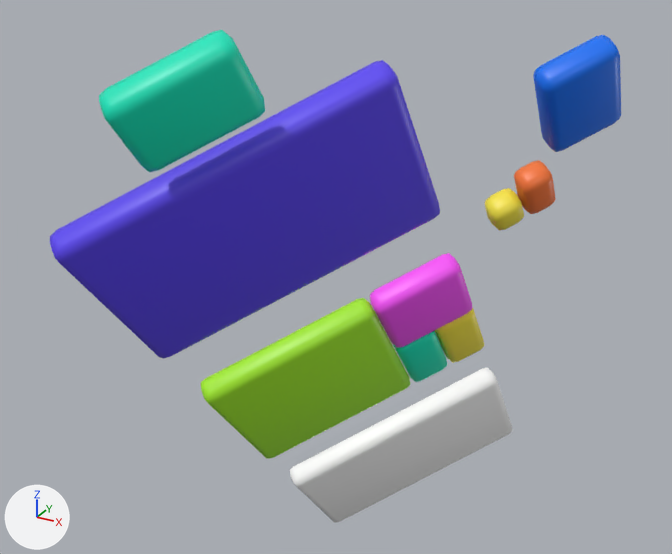
An edit to the FBX model static/Object_002.fbx, drawn before and after from the same camera.
Rendered twice from a 50 mm camera at (2.4183, 0.1401, 0.008) aimed at (2.4076, 0.1596, -0.0018). Every picture has the same lights, and +X, +Y and +Z are marked at lower left. Where no turn or scale is listed for an object, it has been applied to the vertices.
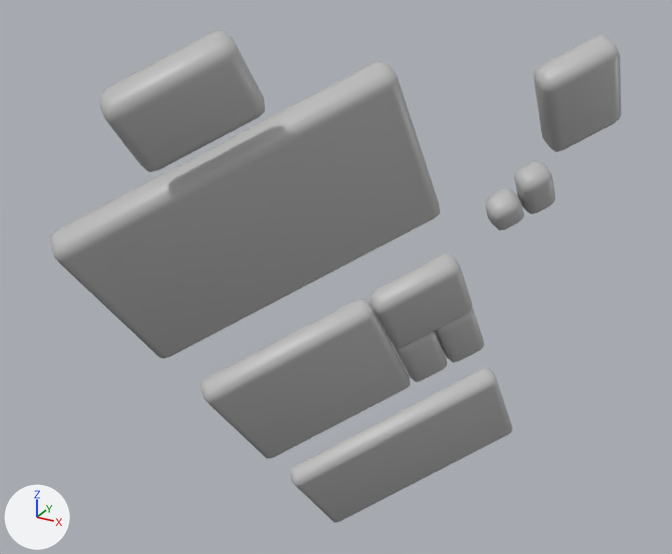
The newer file is also turned or shifted as a whole; pictures and numbers use the older file's frame.

The edits, one by one:
Material 'Material #269' (mat_material__269) is new.
Its base color is (0.5, 0.5, 0.5) (grey #bcbcbc).
Its roughness is 0.434.
Material 'Material #1665' (mat_material__1665) is new.
Its base color is (0.5, 0.5, 0.5) (grey #bcbcbc).
Its roughness is 0.434.
Material 'Material #1542' (mat_material__1542) is new.
Its base color is (0.5, 0.5, 0.5) (grey #bcbcbc).
Its roughness is 0.434.
Material 'Material #1739' (mat_material__1739) is new.
Its base color is (0.5, 0.5, 0.5) (grey #bcbcbc).
Its roughness is 0.434.
Material 'Material #1543' (mat_material__1543) is new.
Its base color is (0.5, 0.5, 0.5) (grey #bcbcbc).
Its roughness is 0.434.
Material 'Material #1540' (mat_material__1540) is new.
Its base color is (0.5, 0.5, 0.5) (grey #bcbcbc).
Its roughness is 0.434.
Material 'Material #1541' (mat_material__1541) is new.
Its base color is (0.5, 0.5, 0.5) (grey #bcbcbc).
Its roughness is 0.434.
me_mesh_008 has 56 vertices, 54 faces and spans x -0.00106..0.00106, y -0.0013..0.0013, z -0.00123..0.00123.
me_mesh_008 no longer uses material mat_3 (cyan #00e9be).
me_mesh_008 now uses material mat_material__1543 (grey #bcbcbc).
me_mesh has 56 vertices, 54 faces and spans x -0.00276..0.00276, y -0.0036..0.0036, z -0.00342..0.00342.
me_mesh no longer uses material mat_1 (blue #5d47f6).
me_mesh now uses material mat_material__1542 (grey #bcbcbc).
me_mesh_003 has 56 vertices, 54 faces and spans x -0.00062..0.00062, y -0.00113..0.00113, z -0.00119..0.00119.
me_mesh_003 no longer uses material mat_3 (cyan #00e9be).
me_mesh_003 now uses material mat_material__269 (grey #bcbcbc).
me_mesh_002 has 56 vertices, 54 faces and spans x -0.00104..0.00104, y -0.00148..0.00148, z -0.00146..0.00146.
me_mesh_002 no longer uses material mat_7 (pink #ff53ff).
me_mesh_002 now uses material mat_material__1739 (grey #bcbcbc).
me_mesh_009 has 56 vertices, 54 faces and spans x -0.00276..0.00276, y -0.0036..0.0036, z -0.00342..0.00342.
me_mesh_009 no longer uses material mat_8 (white #ffffff).
me_mesh_009 now uses material mat_material__1541 (grey #bcbcbc).
me_mesh_006 has 56 vertices, 54 faces and spans x -0.000471..0.000471, y -0.000667..0.000667, z -0.000683..0.000683.
me_mesh_006 no longer uses material mat_6 (orange #ff7a38).
me_mesh_006 now uses material mat_material__1543 (grey #bcbcbc).
me_mesh_001 has 56 vertices, 54 faces and spans x -0.00193..0.00193, y -0.00292..0.00292, z -0.0029..0.0029.
me_mesh_001 no longer uses material mat_4 (green #a7f02a).
me_mesh_001 now uses material mat_material__1665 (grey #bcbcbc).
me_mesh_007 has 56 vertices, 54 faces and spans x -0.00083..0.00083, y -0.0013..0.0013, z -0.00132..0.00132.
me_mesh_007 no longer uses material mat_2 (blue #0071f5).
me_mesh_007 now uses material mat_material__1540 (grey #bcbcbc).
me_mesh_005 has 56 vertices, 54 faces and spans x -0.000461..0.000461, y -0.00052..0.00052, z -0.000505..0.000505.
me_mesh_005 no longer uses material mat_5 (yellow #fceb45).
me_mesh_005 now uses material mat_material__1543 (grey #bcbcbc).
me_mesh_004 has 56 vertices, 54 faces and spans x -0.00062..0.00062, y -0.00113..0.00113, z -0.00119..0.00119.
me_mesh_004 no longer uses material mat_5 (yellow #fceb45).
me_mesh_004 now uses material mat_material__1739 (grey #bcbcbc).

Pixel boxes (x1, y1, x2, y2) of what changed, in the pictures (672 x 554 px):
'Object001', recoloured (blue to grey)
    both: (50, 60, 440, 358)
'Object002', recoloured (green to grey)
    both: (201, 298, 410, 459)
'Object010', recoloured
    both: (290, 368, 513, 523)
'Object009', recoloured (cyan to grey)
    both: (99, 30, 265, 172)
'Object008', recoloured (blue to grey)
    both: (533, 35, 621, 152)
'Object003', recoloured (pink to grey)
    both: (370, 253, 472, 348)
'Object007', recoloured (orange to grey)
    both: (514, 160, 556, 214)
'Object005', recoloured (yellow to grey)
    both: (435, 308, 484, 363)
'Object004', recoloured (cyan to grey)
    both: (393, 331, 447, 382)
'Object006', recoloured (yellow to grey)
    both: (485, 188, 524, 231)
